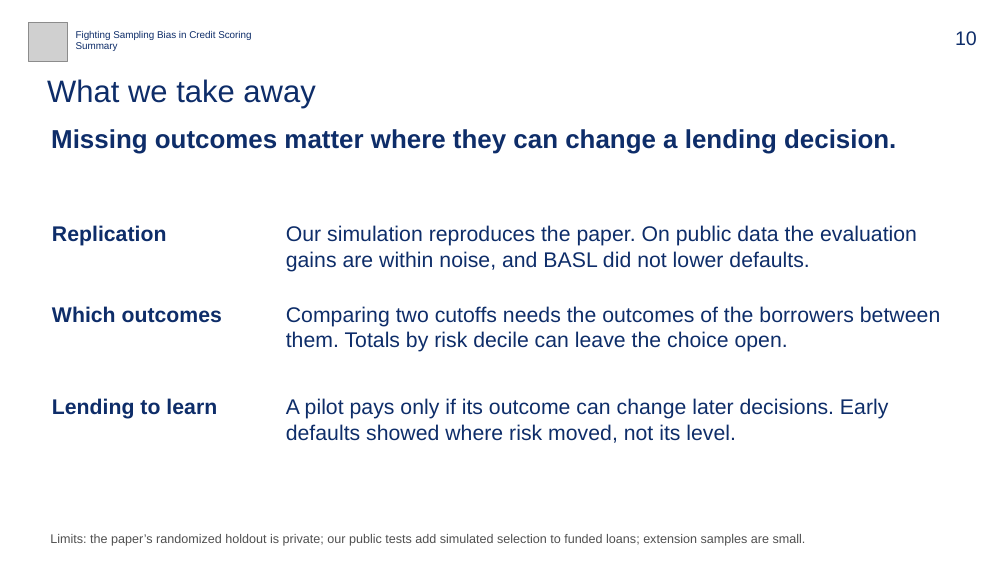
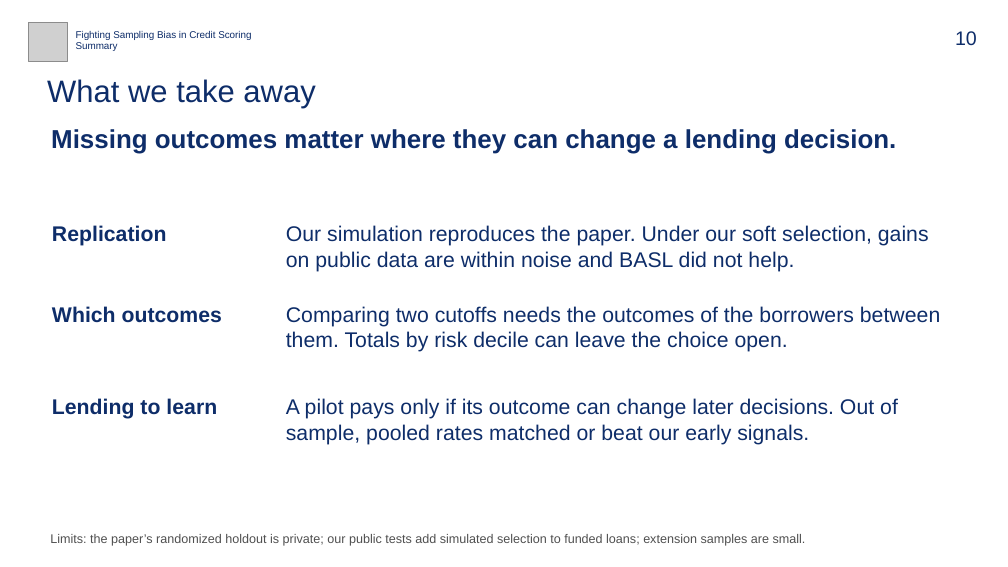
Before and after one commit to bigpurota/paper11, a slide deck: slide 10 of slides/talk-template.pptx. Drawn at 1008x567 pixels with LibreOffice and Linux fonts; fonts in the diff are those of the drawing; grey boxes stand for pictures. Boxes give left, top, right and bottom in pixels: in the first picture for what was removed or moved away, otherwise in the second. Text is boxed around its words. In the diff, an @@ line names an element or a change of style, - is before the commit and + after.

```diff
--- a/slides/talk-template.pptx
+++ b/slides/talk-template.pptx
@@ text at bbox=[286, 225, 929, 272]: text changed @@
-Our simulation reproduces the paper. On public data the evaluation gains are within noise, and BASL did not lower defaults.
+Our simulation reproduces the paper. Under our soft selection, gains on public data are within noise and BASL did not help.
@@ text at bbox=[286, 398, 898, 445]: text changed @@
-A pilot pays only if its outcome can change later decisions. Early defaults showed where risk moved, not its level.
+A pilot pays only if its outcome can change later decisions. Out of sample, pooled rates matched or beat our early signals.
```
Also in this commit, not shown: 2 other slides changed, 15 other files.
